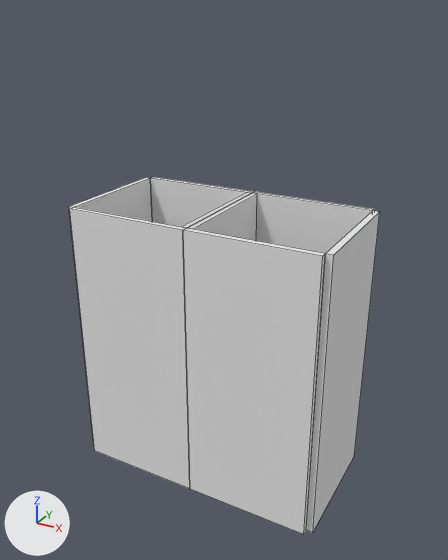
One commit to the OBJ model conf/models/armor_legs.obj: the scene before it, then after it.
Both versions are drawn from a camera (50 mm lens) standing at (0.55, -0.964, 0.631) and looking at (0.023, -0.005, 0.151). Every picture has the same lights, and +X, +Y and +Z are marked at lower left. Mesh edges are drawn as thin lines. Where no turn or scale is listed for an object, it has been applied to the vertices.

The older version as bpy lines, for what is in view:
```python
me_armor_legs = bpy.data.meshes.new('armor_legs')
me_armor_legs.from_pydata(...)  # a box spanning x 0.017..0.263, y 0.122..0.135, z -0.261..0.291; a box spanning x 0.005..0.017, y -0.123..0.123, z -0.261..0.291; a box spanning x 0.262..0.275, y -0.123..0.123, z -0.261..0.291; a box spanning x 0.017..0.263, y -0.135..-0.122, z -0.261..0.291; a box spanning x -0.23..0.015, y 0.122..0.135, z -0.261..0.291; a box spanning x -0.243..-0.23, y -0.123..0.123, z -0.261..0.291; a box spanning x 0.015..0.028, y -0.123..0.123, z -0.261..0.291; a box spanning x -0.23..0.015, y -0.135..-0.122, z -0.261..0.291
me_armor_legs.materials.append(mat_armor_legs)  # white #e7e7e7
ob_armor_legs = bpy.data.objects.new('armor_legs', me_armor_legs)
ob_armor_legs.location = (0.0, 0.0, 0.0)
```
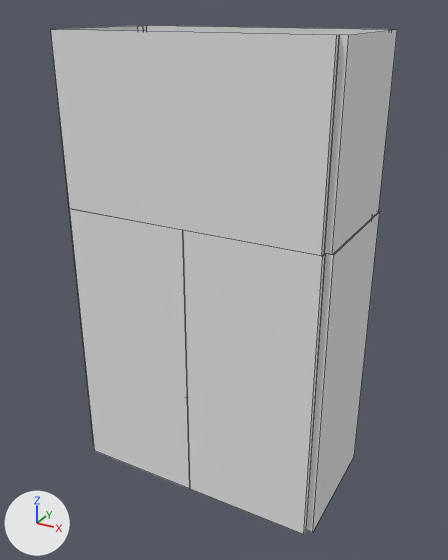
The newer file is also turned or shifted as a whole; pictures and numbers use the older file's frame.

Changed parts and their boxes [x1, y1, x2, y2] in the pictures (448 x 560 px):
'armor_legs', reshaped (11% wider, 42% taller)
    before: [69, 177, 380, 534]
    after: [51, 25, 397, 534]
part 1 of me_armor_legs, deleted
    before: [182, 192, 252, 228]
part 2 of me_armor_legs, deleted
    before: [189, 193, 257, 241]
part 3 of me_armor_legs, cut back
    before: [70, 177, 379, 476]
    after: [51, 25, 397, 256]

Patch to the scene script:
```diff
--- a/conf/models/armor_legs.obj.py
+++ b/conf/models/armor_legs.obj.py
@@ me_armor_legs @@
 # used by ob_armor_legs; location = (0.0, 0.0, 0.0)
-me_armor_legs.from_pydata(...)  # 64 vertices, 48 faces; spans x -0.243..0.275, y -0.135..0.135, z -0.261..0.291
+me_armor_legs.from_pydata(...)  # 72 vertices, 26 faces; spans x -0.243..0.275, y -0.135..0.135, z -0.261..0.598
+# me_armor_legs part 1: the loose piece of 8 vertices spanning x 0.005..0.017, y -0.123..0.123, z -0.261..0.291 is deleted
+# me_armor_legs part 2: the loose piece of 8 vertices spanning x 0.015..0.028, y -0.123..0.123, z -0.261..0.291 is deleted
+# me_armor_legs part 3
+# 8 vertices are removed from x 0.015..0.017, y -0.122..0.122, z -0.261..0.291
+# 22 faces are deleted
+# 16 vertices are added at x -0.243..0.273, y -0.135..0.135, z 0.291
+# 16 new vertices lie (0.0, 0.0, 0.307) away from vertices in x -0.243..0.273, y -0.135..0.135, z 0.291
+# 12 new faces join them
 me_armor_legs.materials.append(mat_armor_legs)
```
